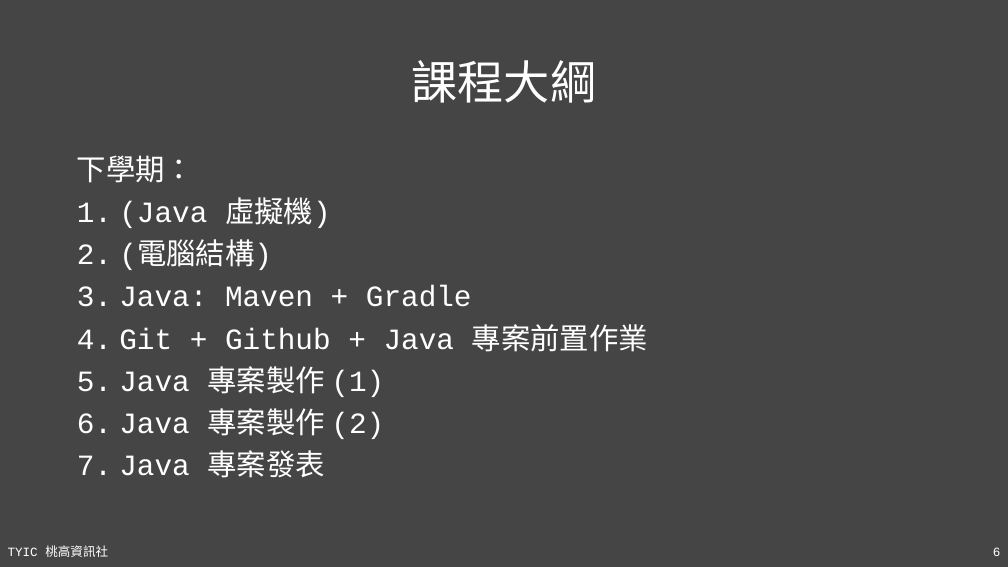
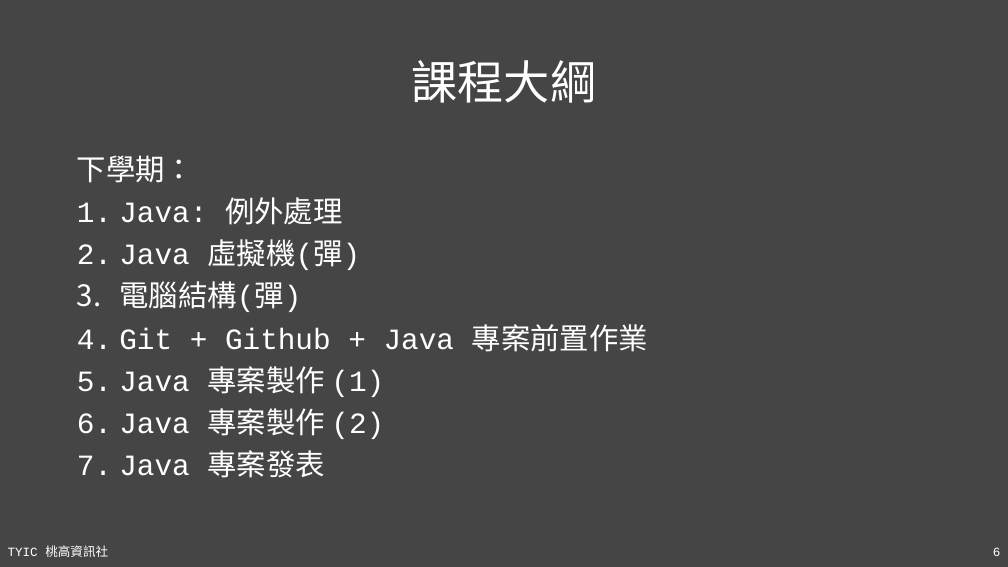
Before and after one commit to TYSHIC/slides, a slide deck: slide 6 of ppt/01_基本事項.pptx. Drawn at 1008x567 pixels with LibreOffice and Linux fonts; fonts in the diff are those of the drawing. Boxes give left, top, right and bottom in pixels: in the first picture for what was removed or moved away, otherwise in the second. Text is boxed around its words. In the diff, an @@ line names an element or a change of style, - is before the commit and + after.

```diff
--- a/ppt/01_基本事項.pptx
+++ b/ppt/01_基本事項.pptx
@@ text at bbox=[119, 197, 360, 312]: text changed @@
-1. (Java 虛擬機)
-2. (電腦結構)
-3. Java: Maven + Gradle
+1. Java: 例外處理
+2. Java 虛擬機(彈)
+3. 電腦結構(彈)
```
Also in this commit, not shown: 1 other slide changed, 9 other files.
